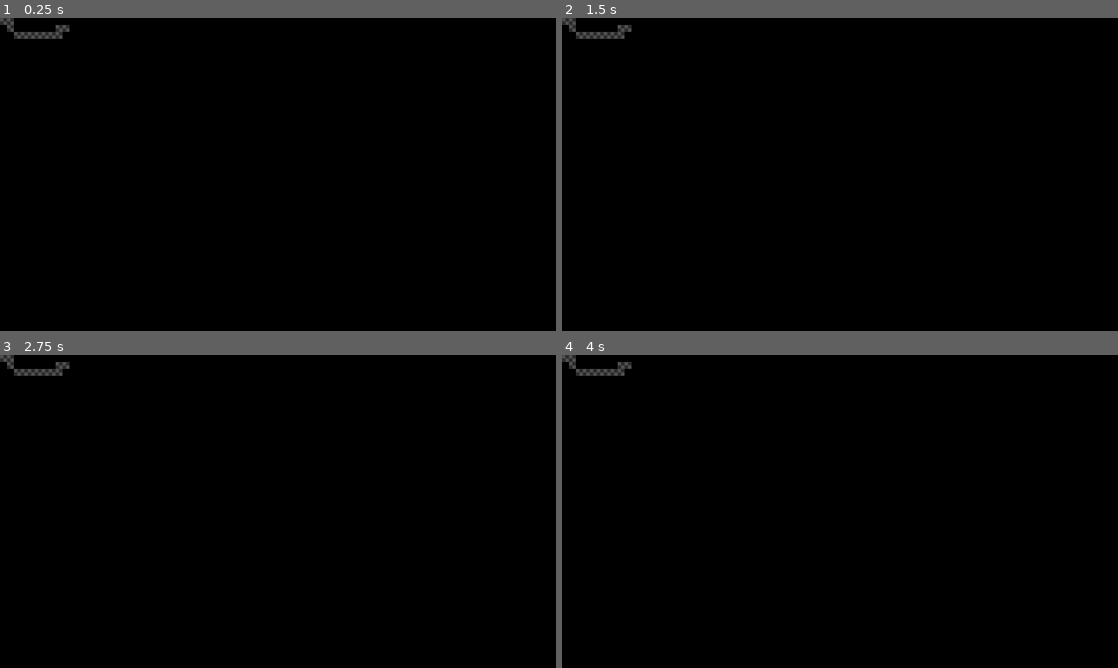
Above: before the commit, frames 1-4 (two rows, left to right).
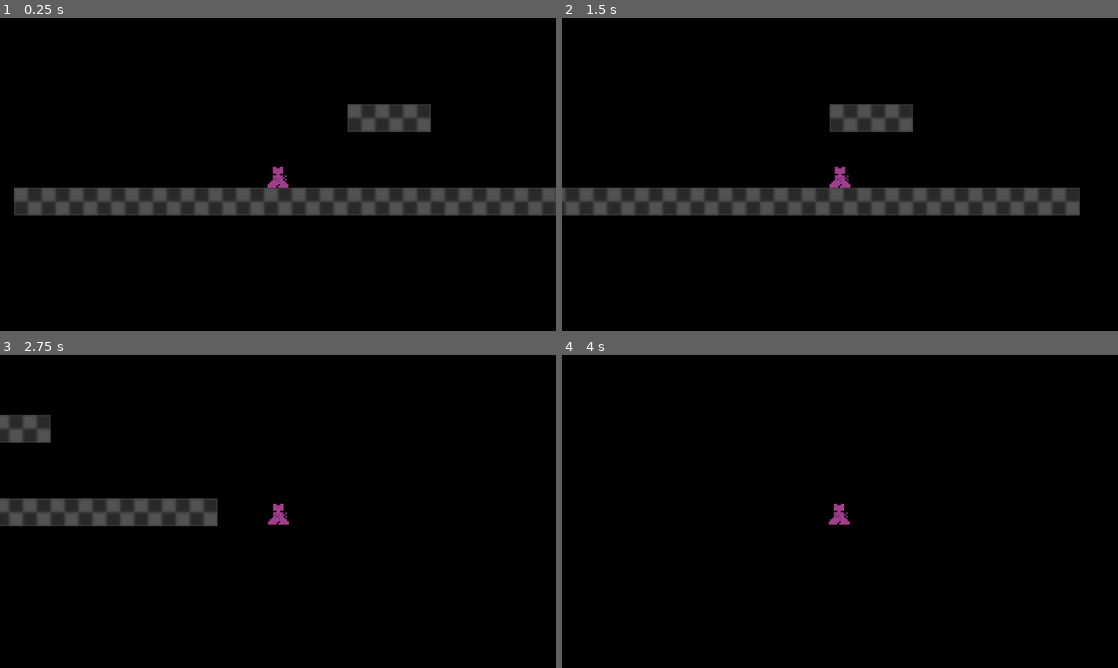
Above: after the commit, the same moments.

Repository: Autoblockinator/Godot-Wild-Jam-65
Game: Godot game, scene res://Main/Main.tscn
Two runs of this game, one before a commit and one after it. Both use one fixed random seed, a clock stepped at 60 frames per second and the inputs below.
Inputs:
- Up to frame 1 (0.25 s): no input
- Up to frame 2 (1.5 s): tap Enter at 0.5 s; hold D from 0.53 s (still down); tap Space at 0.6, 0.77, 1.07, 1.35 s
- Up to frame 3 (2.75 s): tap Space at 1.52, 1.82, 2.1 s; release D at 2.03 s; hold A from 2.03 s (still down)
- Up to frame 4 (4 s): release A at 2.78 s; hold D from 2.78 s (still down); tap Space at 2.85, 3.02, 3.32, 3.5, 3.6, 3.77 s

The runs differ from the first frame. In frame 1, 10% of the frame differs, in the area x 0-100%, y 0-64%; in frame 2, 10%; in frame 3, 4.8%; in frame 4, 0.5%.

Commit message:
End of day 1

Diff:
--- a/Assets/DevTextures/DevTexturesTileSet.tres
+++ b/Assets/DevTextures/DevTexturesTileSet.tres
@@ -5,6 +5,10 @@
 [sub_resource type="TileSetAtlasSource" id="TileSetAtlasSource_sxl4v"]
 texture = ExtResource("1_7ixem")
 0:0/0 = 0
+0:0/0/physics_layer_0/linear_velocity = Vector2(0, 0)
+0:0/0/physics_layer_0/angular_velocity = 0.0
+0:0/0/physics_layer_0/polygon_0/points = PackedVector2Array(-8, -8, 8, -8, 8, 8, -8, 8)
 
 [resource]
+physics_layer_0/collision_layer = 1
 sources/0 = SubResource("TileSetAtlasSource_sxl4v")
--- /dev/null
+++ b/Camera/Camera.gd
@@ -0,0 +1,15 @@
+extends Camera2D
+class_name Camera
+
+
+var player_character: PlayerCharacter = null
+
+
+func _process(delta):
+	if player_character == null:
+		player_character = get_node_or_null('../PlayerCharacter')
+		if player_character == null: return
+
+	position = player_character.position
+
+	return
--- /dev/null
+++ b/Camera/Camera.tscn
@@ -0,0 +1,7 @@
+[gd_scene load_steps=2 format=3 uid="uid://cdatmskwtm0v"]
+
+[ext_resource type="Script" path="res://Camera/Camera.gd" id="1_ifauy"]
+
+[node name="Camera" type="Camera2D"]
+zoom = Vector2(4, 4)
+script = ExtResource("1_ifauy")
--- a/Levels/TestLevel.tscn
+++ b/Levels/TestLevel.tscn
@@ -1,10 +1,18 @@
-[gd_scene load_steps=2 format=3 uid="uid://fhrxc3id4ykd"]
+[gd_scene load_steps=4 format=3 uid="uid://fhrxc3id4ykd"]
 
 [ext_resource type="TileSet" uid="uid://ci2edflnexlrp" path="res://Assets/DevTextures/DevTexturesTileSet.tres" id="1_ovpi6"]
+[ext_resource type="PackedScene" uid="uid://cdatmskwtm0v" path="res://Camera/Camera.tscn" id="2_d570c"]
+[ext_resource type="PackedScene" uid="uid://cxvba774w4r6v" path="res://PlayerCharacter/PlayerCharacter.tscn" id="2_rihay"]
 
 [node name="TestLevel" type="Node2D"]
 
 [node name="TileMap" type="TileMap" parent="."]
+texture_filter = 1
+position = Vector2(-8, -8)
 tile_set = ExtResource("1_ovpi6")
 format = 2
-layer_0/tile_data = PackedInt32Array(0, 0, 0, 1, 0, 0, 65537, 0, 0, 131074, 0, 0, 131075, 0, 0, 131076, 0, 0, 131077, 0, 0, 131078, 0, 0, 131079, 0, 0, 131080, 0, 0, 65544, 0, 0, 65545, 0, 0)
+layer_0/tile_data = PackedInt32Array(65540, 0, 0, 65539, 0, 0, 65538, 0, 0, 65537, 0, 0, 65536, 0, 0, 131071, 0, 0, 131070, 0, 0, 131069, 0, 0, 131068, 0, 0, 131067, 0, 0, 65541, 0, 0, 65542, 0, 0, 131063, 0, 0, 131064, 0, 0, 131065, 0, 0, 131066, 0, 0, 65543, 0, 0, 65544, 0, 0, 65545, 0, 0, 65546, 0, 0, 65547, 0, 0, -131069, 0, 0, -131068, 0, 0, -131067, 0, 0)
+
+[node name="Camera" parent="." instance=ExtResource("2_d570c")]
+
+[node name="PlayerCharacter" parent="." instance=ExtResource("2_rihay")]
--- a/Main/Main.tscn
+++ b/Main/Main.tscn
@@ -1,9 +1,16 @@
-[gd_scene load_steps=3 format=3 uid="uid://be4o641d7hhbr"]
+[gd_scene load_steps=5 format=3 uid="uid://be4o641d7hhbr"]
 
 [ext_resource type="Script" path="res://Main/Main.gd" id="1_kvqn7"]
+[ext_resource type="Script" path="res://Main/Settings.gd" id="2_3qfqa"]
 [ext_resource type="PackedScene" uid="uid://fhrxc3id4ykd" path="res://Levels/TestLevel.tscn" id="2_362m5"]
+[ext_resource type="PackedScene" uid="uid://cydes0r54kwd8" path="res://UI/UI.tscn" id="3_vdcxa"]
 
 [node name="Main" type="Node"]
 script = ExtResource("1_kvqn7")
 
+[node name="Settings" type="Node" parent="."]
+script = ExtResource("2_3qfqa")
+
 [node name="TestLevel" parent="." instance=ExtResource("2_362m5")]
+
+[node name="UI" parent="." instance=ExtResource("3_vdcxa")]
--- /dev/null
+++ b/Main/Settings.gd
@@ -0,0 +1,11 @@
+extends Node
+class_name Settings
+
+
+var input: Dictionary = {
+	'up'   : [KEY_W,    KEY_UP],
+	'down' : [KEY_S,  KEY_DOWN],
+	'left' : [KEY_A,  KEY_LEFT],
+	'right': [KEY_D, KEY_RIGHT],
+	'jump' : [KEY_SPACE],
+}
--- /dev/null
+++ b/PlayerCharacter/PlayerCharacter.gd
@@ -0,0 +1,56 @@
+extends CharacterBody2D
+class_name PlayerCharacter
+
+
+const SPEED = 300.0
+const ACCELERATION = 100.0
+const DECELERATION = 100.0
+var gravity = ProjectSettings.get_setting("physics/2d/default_gravity")
+const JUMP_VELOCITY = -400.0
+var coyote_time: bool = true
+var movement_input: Dictionary = {
+	'up': false,
+	'down': false,
+	'left': false,
+	'right': false,
+}
+
+
+func jump(): return
+
+
+func _physics_process(delta):
+	if !is_on_floor(): velocity.y += gravity * delta
+
+	var target_velocity = 0.0
+	if movement_input.right: target_velocity += SPEED
+	if movement_input.left:  target_velocity -= SPEED
+
+	var accel = 0.0
+	if velocity.x != target_velocity:
+		if velocity.x < target_velocity:
+			accel = minf(
+				ACCELERATION * delta,
+				(target_velocity - velocity.x) * delta
+			)
+		elif velocity.x > target_velocity:
+			accel = maxf(
+				-accel * delta,
+				(target_velocity - velocity.x) * delta
+			)
+
+	velocity.x += accel
+
+	move_and_slide()
+	return
+
+
+func _unhandled_input(event):
+	if !(event is InputEventKey): return
+	var inputs: Dictionary = $/root/Main/Settings.input
+
+	if event.keycode in inputs.jump: jump()
+
+	if event.keycode in inputs.left: movement_input.left = event.is_pressed()
+	if event.keycode in inputs.right: movement_input.right = event.is_pressed()
+	return
--- /dev/null
+++ b/PlayerCharacter/PlayerCharacter.tscn
@@ -0,0 +1,27 @@
+[gd_scene load_steps=5 format=3 uid="uid://cxvba774w4r6v"]
+
+[ext_resource type="Script" path="res://PlayerCharacter/PlayerCharacter.gd" id="1_3ghtm"]
+[ext_resource type="Texture2D" uid="uid://btt1c7pr4eggv" path="res://PlayerCharacter/PlayerCharacterSpriteSheet.png" id="1_5j702"]
+
+[sub_resource type="RectangleShape2D" id="RectangleShape2D_v7otx"]
+size = Vector2(15, 15)
+
+[sub_resource type="RectangleShape2D" id="RectangleShape2D_mwogt"]
+size = Vector2(7, 7)
+
+[node name="PlayerCharacter" type="CharacterBody2D"]
+script = ExtResource("1_3ghtm")
+
+[node name="Sprite" type="Sprite2D" parent="."]
+texture_filter = 1
+texture = ExtResource("1_5j702")
+
+[node name="Collision" type="CollisionShape2D" parent="."]
+shape = SubResource("RectangleShape2D_v7otx")
+debug_color = Color(0, 0.6, 0.701961, 0.12549)
+
+[node name="HitBox" type="Area2D" parent="."]
+
+[node name="Collision" type="CollisionShape2D" parent="HitBox"]
+shape = SubResource("RectangleShape2D_mwogt")
+debug_color = Color(0, 1, 0, 0.12549)
--- /dev/null
+++ b/UI/UI.tscn
@@ -0,0 +1,18 @@
+[gd_scene format=3 uid="uid://cydes0r54kwd8"]
+
+[node name="UI" type="Control"]
+layout_mode = 3
+anchors_preset = 15
+anchor_right = 1.0
+anchor_bottom = 1.0
+grow_horizontal = 2
+grow_vertical = 2
+mouse_filter = 2
+
+[node name="SplashScreens" type="Control" parent="."]
+layout_mode = 1
+anchors_preset = 15
+anchor_right = 1.0
+anchor_bottom = 1.0
+grow_horizontal = 2
+grow_vertical = 2
--- a/project.godot
+++ b/project.godot
@@ -28,4 +28,3 @@
 
 environment/defaults/default_clear_color=Color(0, 0, 0, 1)
 2d/snap/snap_2d_transforms_to_pixel=true
-2d/snap/snap_2d_vertices_to_pixel=true
Binary file added: Assets/Aseprite/PlayerCharacter.aseprite
Binary file added: PlayerCharacter/PlayerCharacterSpriteSheet.png
Not shown, added: PlayerCharacter/PlayerCharacterSpriteSheet.png.import
Binary file added: Vendor/Adam C Younis/ApolloColourPallet.png
Not shown, added: Vendor/Adam C Younis/ApolloColourPallet.png.import
Not shown, added: Vendor/Godot Wild Jam/GWJ-Full-Logo-tag-Orange2.svg
Not shown, added: Vendor/Godot Wild Jam/GWJ-Full-Logo-tag-Orange2.svg.import
Not shown, added: Documentation/Ideas.md
Not shown, changed: LICENSE
Not shown, changed: README.md
